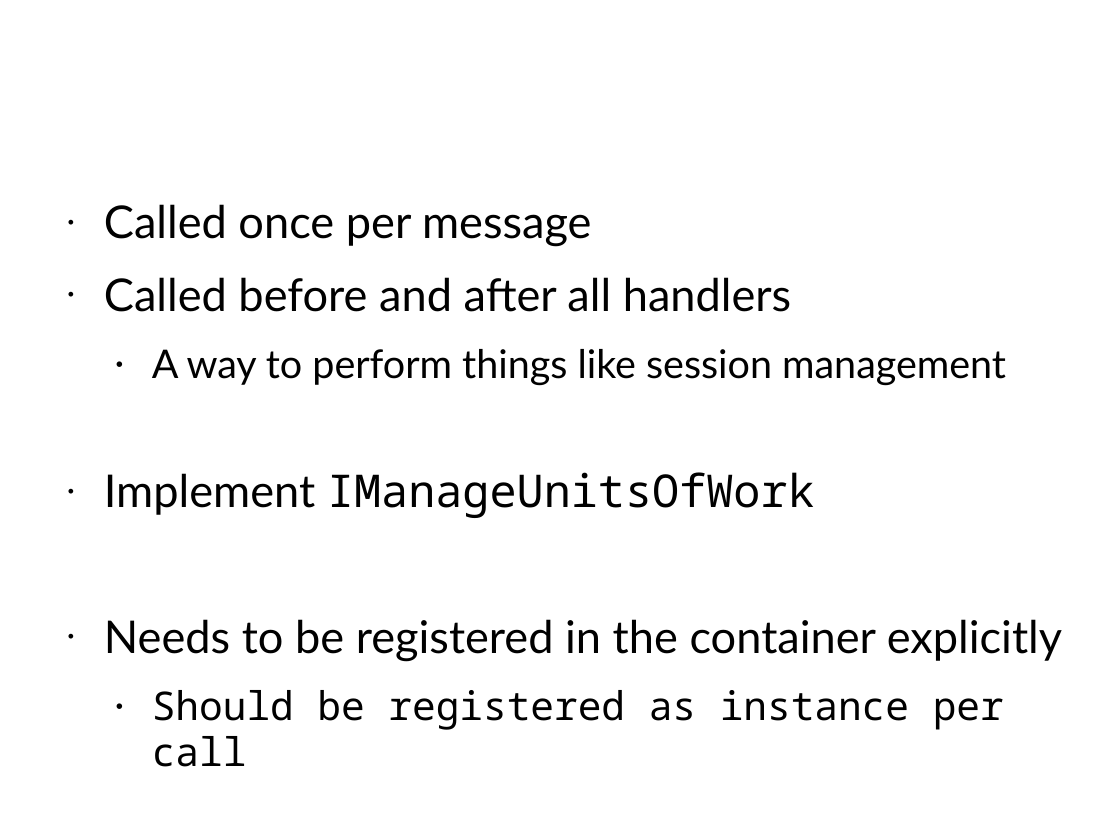
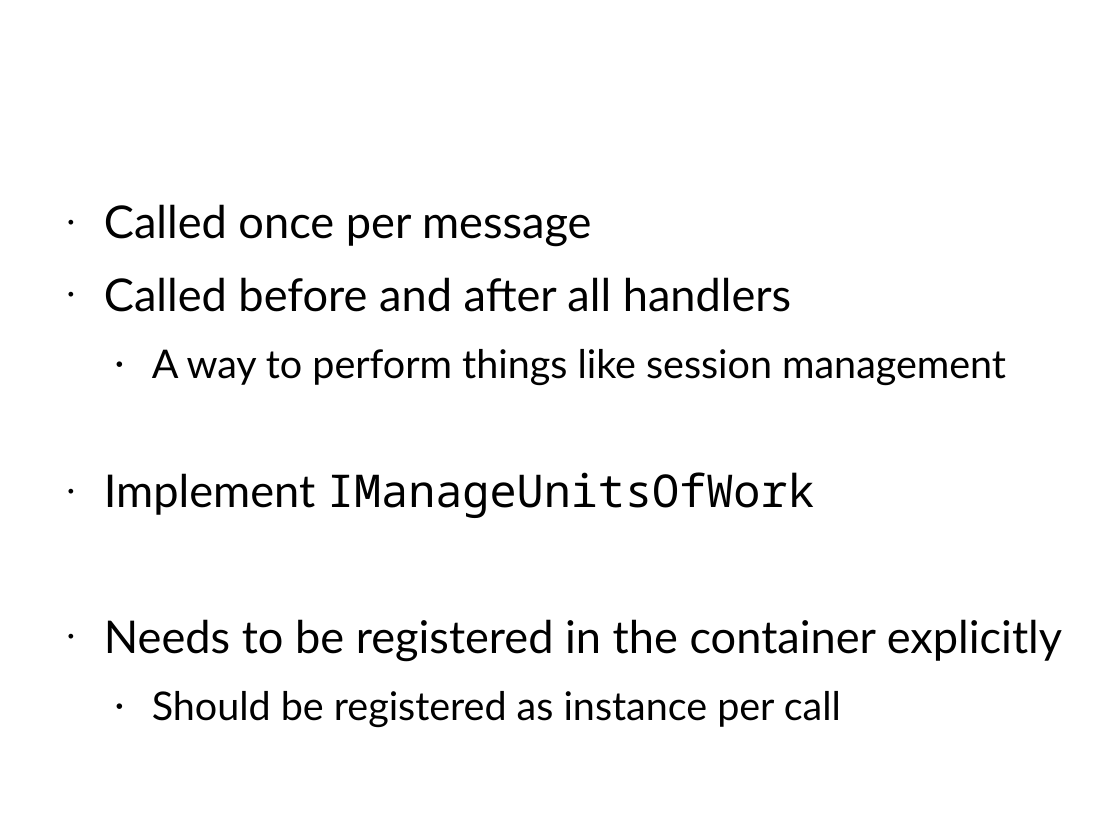
Before and after one commit to Particular/Course.Slides, a slide deck: slide 41 of EnterpriseDevelopmentWithNServiceBus.pptx (slide 43 before the commit). Drawn at 1120x840 pixels with LibreOffice and Linux fonts; fonts in the diff are those of the drawing; background and template pictures are left out. Boxes give left, top, right and bottom in pixels: in the first picture for what was removed or moved away, otherwise in the second. Text is boxed around its words. In the diff, an @@ line names an element or a change of style, - is before the commit and + after.

```diff
--- a/EnterpriseDevelopmentWithNServiceBus.pptx
+++ b/EnterpriseDevelopmentWithNServiceBus.pptx
@@ text at [152,691,841,728]: font Noto Sans Mono to Lato in "Should be registered as instance per call" @@
```
Also in this commit, not shown: 11 other slides changed, 2 slides removed, 1 other file.
